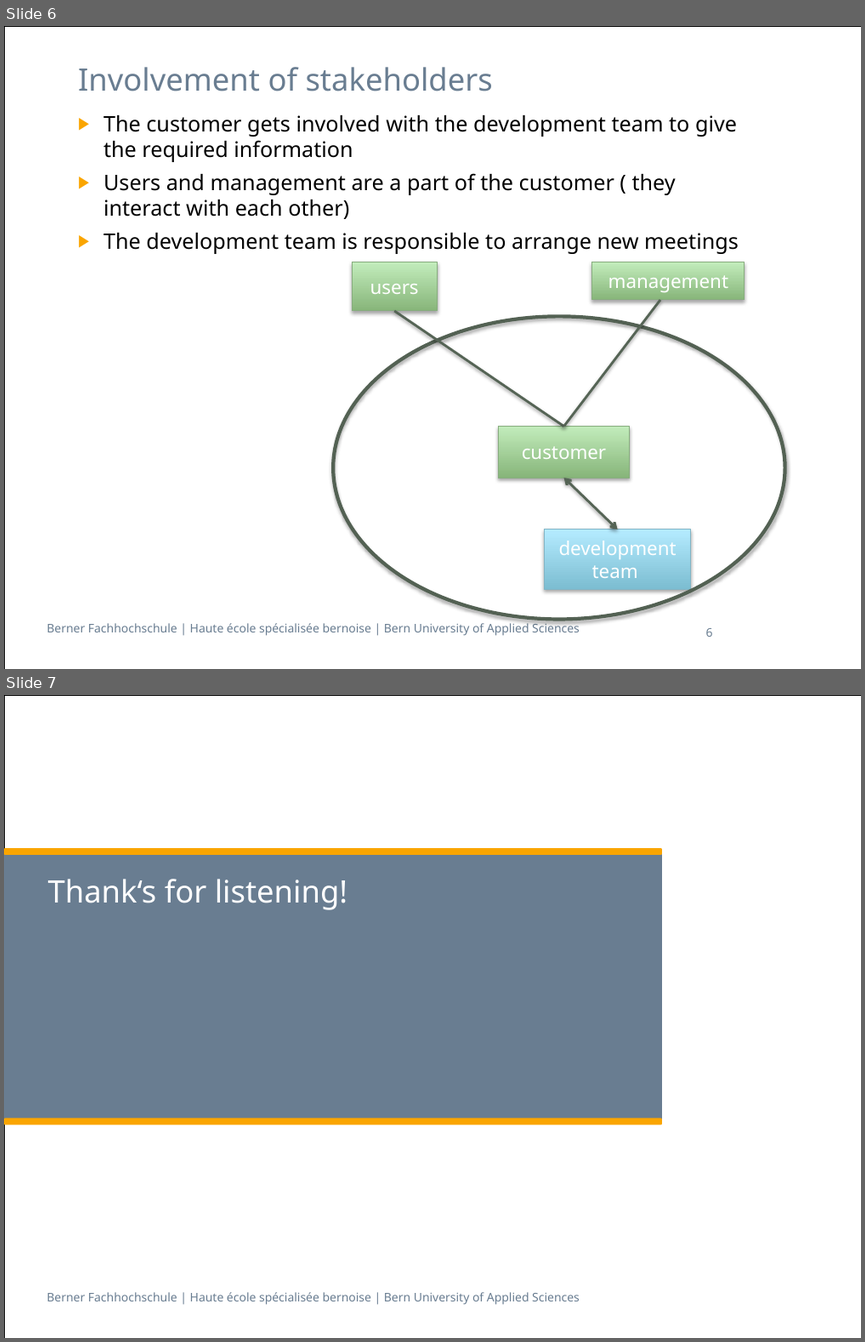
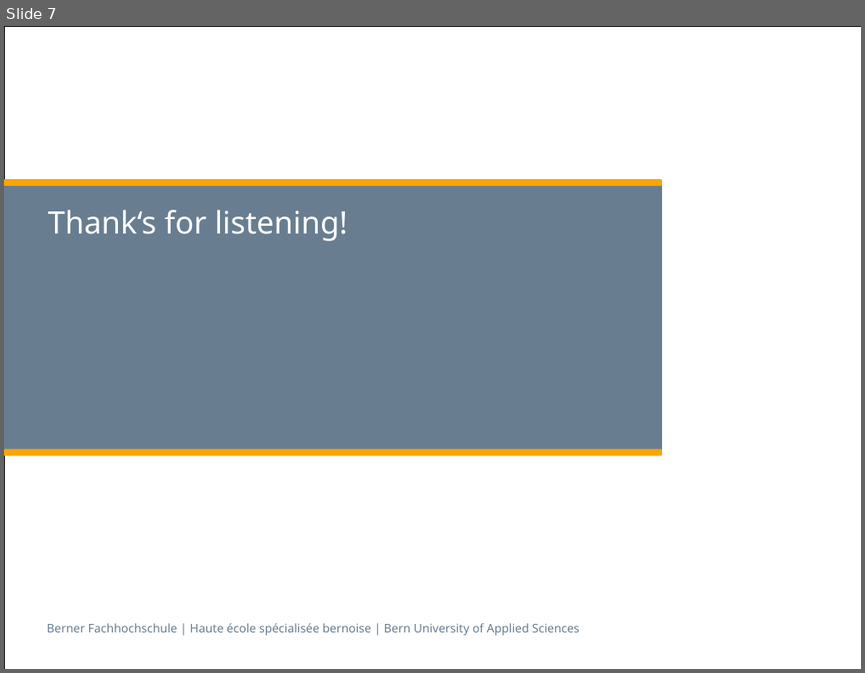
Before and after one commit to zyssm4/ch.bfh.btx8081.w2015.red, a slide deck: doc/Task02/Task02.pptx. Shown one above the other, each under a label of ours: slides 6 and 7 before the commit, slide 7 after it. The pictures are 865x1342 and 865x673 pixels, drawn with LibreOffice and Linux fonts; fonts in the diff are those of the drawing. Boxes give left, top, right and bottom in pixels: in the first picture for what was removed or moved away, otherwise in the second. Text is boxed around its words. In the diff, an @@ line names an element or a change of style, - is before the commit and + after.

```diff
--- a/doc/Task02/Task02.pptx
+++ b/doc/Task02/Task02.pptx
@@ slide 6 removed at [4,26,861,669], background #FFFFFF; not listed: 2 template elements that a slide beside it also shows @@
@@ title removed at [78,67,493,91] @@
-Involvement of stakeholders
@@ text removed at [103,115,738,254] @@
-▶ The customer gets involved with the development team to give the required information
-▶ Users and management are a part of the customer ( they interact with each other)
-▶ The development team is responsible to arrange new meetings
@@ rectangle removed at [352,262,437,312] @@
-users
@@ rectangle removed at [591,262,744,301] @@
-management
@@ line removed from (660, 300) to (563, 426) @@
@@ ellipse removed at [333,317,784,619] @@
@@ line removed from (395, 311) to (563, 426) @@
@@ rectangle removed at [499,426,630,477] @@
-customer
@@ double arrow removed from (563, 477) to (618, 529) @@
@@ rectangle removed at [545,529,691,589] @@
-development team
@@ page number removed at [706,628,713,636] @@
-6
```
Also in this commit, not shown: 1 slide changed, 3 slides added, 2 other slides removed, 1 other file.
